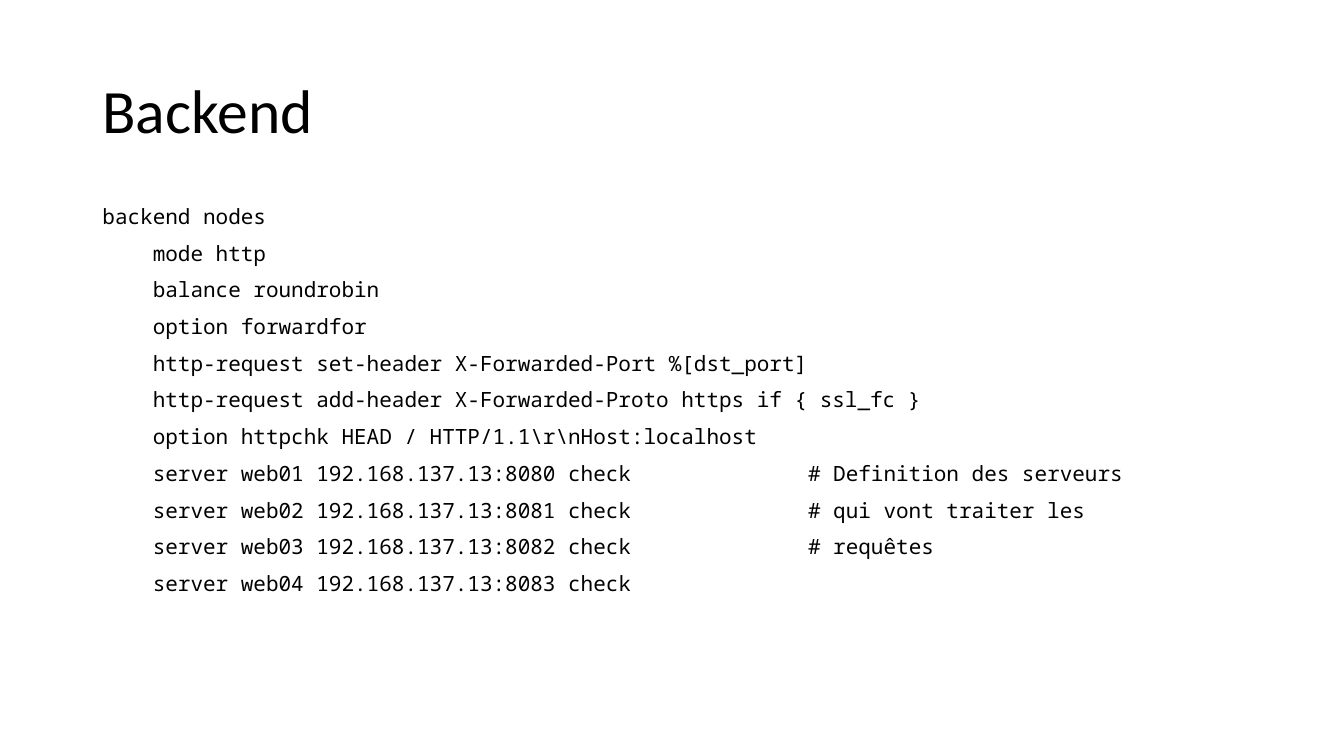
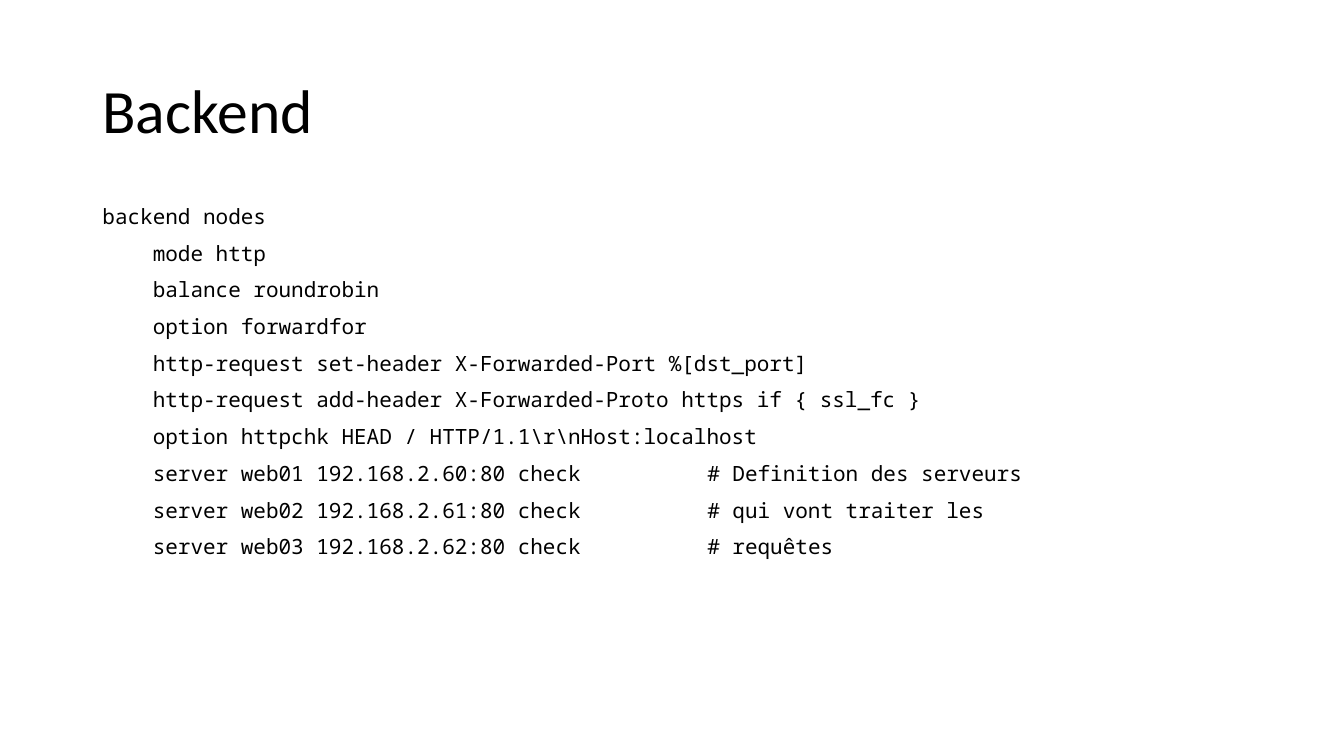
Before and after one commit to jeremysalmon/coursSystemeReparti, a slide deck: slide 29 of systeme_reparti.pptx (slide 14 before the commit). Drawn at 1344x756 pixels with LibreOffice and Linux fonts; fonts in the diff are those of the drawing. Boxes give left, top, right and bottom in pixels: in the first picture for what was removed or moved away, otherwise in the second. Text is boxed around its words. In the diff, an @@ line names an element or a change of style, - is before the commit and + after.

```diff
--- a/systeme_reparti.pptx
+++ b/systeme_reparti.pptx
@@ text at [153,465,1022,559]: text changed @@
-server web01 192.168.137.13:8080 check # Definition des serveurs
-server web02 192.168.137.13:8081 check # qui vont traiter les
-server web03 192.168.137.13:8082 check # requêtes
-server web04 192.168.137.13:8083 check
+server web01 192.168.2.60:80 check # Definition des serveurs
+server web02 192.168.2.61:80 check # qui vont traiter les
+server web03 192.168.2.62:80 check # requêtes
```
Also in this commit, not shown: 1 other slide changed, 19 slides added.
